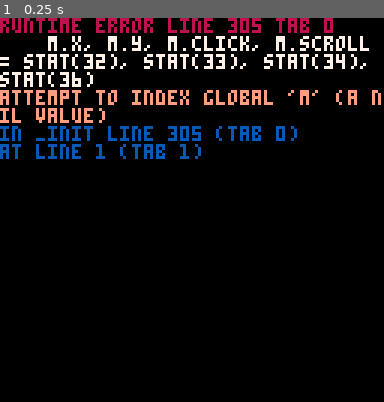
Above: before the commit, frame 1.
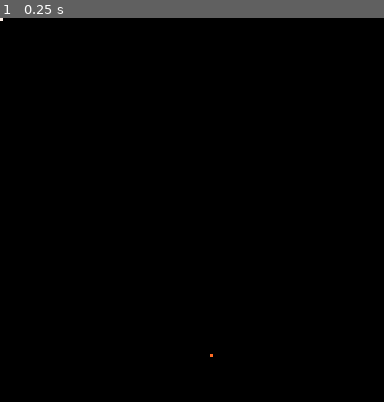
Above: after the commit, the same moment.

Repository: dustdustinthewind/strings
Game: PICO-8 cartridge strings.p8
Two runs of this game, one before a commit and one after it. Both use one fixed random seed, a clock stepped at 60 frames per second and the inputs below.
Inputs:
- Up to frame 1 (0.25 s): no input

The runs differ from the first frame. In frame 1, 7.7% of the frame differs, in the area x 0-100%, y 0-89%.
Error before the commit: runtime error line 305 tab 0; m.x, m.y, m.click, m.scroll = stat(32), stat(33), stat(34), stat(36); attempt to index global 'm' (a nil value)

Commit message:
ecs v0.0.4 trim the fat and add a puppet
tested in an older version of director that was modified. ecs is working

Diff:
--- a/acs.lua
+++ b/acs.lua
@@ -10,11 +10,20 @@
 --  set_stage()
 --  removed dependency on find() from outside acs
 -- v0.0.2.1 - 412 tokens
---  a_costume() does not add itself to cur_wadrobe anymore lol
+--  a_costume() does not add itself to cur_wardrobe anymore lol
 -- v0.0.3 - 481 tokens
 --  fixed bugs caused by v0.0.2.1 lol
 --  moved deep_copy() dependency into acs.lua darn, token uppage xd
 --  better support for {optional} costumes in script requirements
+-- v0.0.4 - 467 tokens
+--  removed post_draw() director
+--  removed set_stage(), add_actor() and CUR_STAGE/CUR_WARDROBE shenanigans
+--   im gonna use these still but i want them outside of acs
+--   instead of encouraging it as a default here
+--  STAGE += COSTUME only accepts costumes so default costume can
+--   be set
+--  stage:wardrobe(i) will return a "puppet" containing a reference
+--   to every costume in wardrobe with that index
 
 -- thanks to:
 --  katrinakitten friend!
@@ -34,35 +43,41 @@
     last_index = -1,
 
     -- costumes / components
-    wardrobe = {},
+    wardrobe = setmetatable({}, {
+      -- CUR_STAGE:WARDROBE(ACTOR_INDEX) will return a "puppet" of that
+      --  actor. useful if you want to keep an eye on an actors
+      --  stats in one place
+      __call = function(self, _ENV, act_ind)
+        local puppet = setmetatable({}, { __index = _ENV })
+        for name, data in pairs(self) do
+          puppet[name] = data[act_ind]
+        end
+        return puppet
+      end
+    }),
 
     --directors direct cast to follow scripts
     --system managers
     update = a_director(),
     draw = a_director(),
-    post_draw = a_director(),
   },{
     __index = _ENV,
 
     -- add a costume to the wardrobe
     -- cur_stage += COSTUME
-    --  or
-    -- cur_stage += "COS_NAME"
     __add = function(self, cos)
-      cos = _find_costume_name_from(cos)
-
-      self.wardrobe[cos] = setmetatable({},{
+      self.wardrobe[cos._name] = setmetatable({_default = cos},{
         -- add a component to an actor (or more literally actor
         --  to the costume)
         -- cur_wardrobe[COSTUME_NAME] += ACTOR_INDEX
-        __add = function(self, actor_ind)
-          self[actor_ind] = cos
+        __add = function(self, act_ind)
+          self[act_ind] = deep_copy(self._default)
           return self
         end,
 
         -- cur_wardrobe[COSTUME_NAME] -= ACTOR_INDEX
-        __sub = function(self, actor_ind)
-          self[actor_ind] = nil
+        __sub = function(self, act_ind)
+          self[act_ind] = nil
           return self
         end,
       })
@@ -75,15 +90,14 @@
     --  or
     -- cur_stage -= COSTUME
     __sub = function(self, cos)
-      cos = _find_costume_name_from(cos)
-
-      self.wardrobe[cos] = nil
+      self.wardrobe[cos._name or cos] = nil
       return self
     end,
 
     -- hire an actor (in this case, a arr of components)
     --  actors are stars therefore
     -- cur_stage *= ACTOR
+    -- ACTOR is a list of costumes/costume names
     __mul = function(self, actor)
       local _ENV = self
 
@@ -96,9 +110,11 @@
       end
 
       for cos in all(actor) do
-        wardrobe[_find_costume_name_from(cos)][index] = deep_copy(cos)
-      end
-
+        if (not cos._name) cos = wardrobe[cos]._default
+        wardrobe[cos._name or cos][index] = deep_copy(cos)
+      end
+
+      last_index = index
       return self
     end,
 
@@ -138,9 +154,9 @@
 -- system manager
 function a_director()
   return setmetatable({},{
-    -- cur_stage.UPDATE(), cur_stage.DRAW(), cur_stage.POST_DRAW()
-    __call = function(self)
-      for i=1,#self do self[i]() end
+    -- cur_stage:UPDATE(), cur_stage:DRAW()
+    __call = function(self, stage)
+      for i=1,#self do self[i](stage) end
     end,
 
     -- cur_stage.UPDATE() += SCRIPT
@@ -155,23 +171,6 @@
       return self
     end,
   })
-end
-
-CUR_STAGE, CUR_WARDROBE = {}, {}
-
-function set_stage(stage)
-  CUR_STAGE = stage
-  CUR_WARDROBE = CUR_STAGE.wardrobe
-end
-
-set_stage(a_stage())
-
--- act = table of costumes that represent actor
--- returne index of actor
--- ACTOR_IND = CUR_STAGE:ADD_ACTOR{...}
-function add_actor(act)
-  CUR_STAGE *= act
-  return CUR_STAGE.last_index
 end
 
 -- component analog
@@ -191,28 +190,23 @@
     scr = scr,
     req_cos = {...},
   }, {
-    -- cur_stage.UPDATE(), cur_stage.DRAW(), cur_stage.POST_DRAW()
-    __call = function(self)
-      local _ENV = CUR_STAGE
-
+    __call = function(self, _ENV)
       -- check each member of the cast
       --  NOTE: this includes "fired" cast members. so, if theres
       --   a cast of 100 but all but #100 is fired, then this will
       --   still loop 100 times. performance implications? meh
       for a = 1, cast do
-        local puppet = setmetatable({}, { __index = _ENV })
+        local puppet = _ENV:wardrobe(a)
 
         for cos in all(self.req_cos) do
           -- if a non-costume table, its a list of optional costumes
           if not cos._name then
             for opt in all(cos) do
-              puppet[opt._name] = wardrobe[opt._name][a] or opt
+              puppet[opt._name] = puppet[opt._name] or opt
             end
           -- if they aren't wearing any of the required costumes
           --  for script then skip to the next actor
-          elseif wardrobe[cos._name][a] then
-            puppet[cos._name] = wardrobe[cos._name][a]
-          else
+          elseif not puppet[cos._name] then
             goto continue end
         end
 
@@ -224,14 +218,6 @@
 end
 
 -- helpers :3
-
-function _find_costume_name_from(cos)
-  -- if a table with "_name" then return it
-  if (cos._name) return cos._name
-  -- otherwise its prolly a string return what we got
-  return cos
-end
-
 function deep_copy(table)
   if (type(table) ~= "table") return table
 
--- a/director.lua
+++ b/director.lua
@@ -27,7 +27,7 @@
   _set_fps(60)
   ::play::
     cls()
-    m.x, m.y, m.click, m.scroll = stat(32), stat(33), stat(34), stat(36)
+    --m.x, m.y, m.click, m.scroll = stat(32), stat(33), stat(34), stat(36)
     acs_frame()
     flip()
   goto play
@@ -38,7 +38,19 @@
 --  the actor, using the scripts here
 
 function acs_frame()
-  CUR_STAGE.update()
-  CUR_STAGE.draw()
-  CUR_STAGE.post_draw()
+  CUR_STAGE:update()
+  CUR_STAGE:draw()
 end
+
+function set_stage(stage)
+  CUR_STAGE = stage
+  CUR_WARDROBE = CUR_STAGE.wardrobe
+end
+
+-- act = table of costumes that represent actor
+-- returne index of actor
+-- ACTOR_IND = ADD_ACTOR{...}
+function add_actor(actor)
+  CUR_STAGE *= actor
+  return CUR_STAGE.last_index
+end
